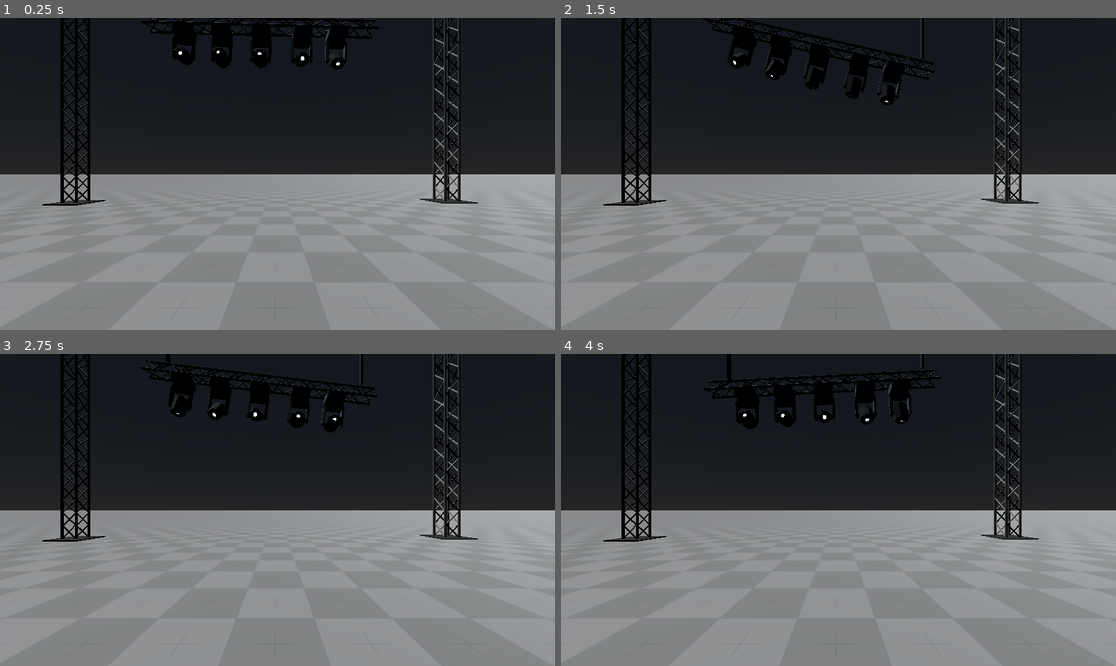
Above: before the commit, frames 1-4 (two rows, left to right).
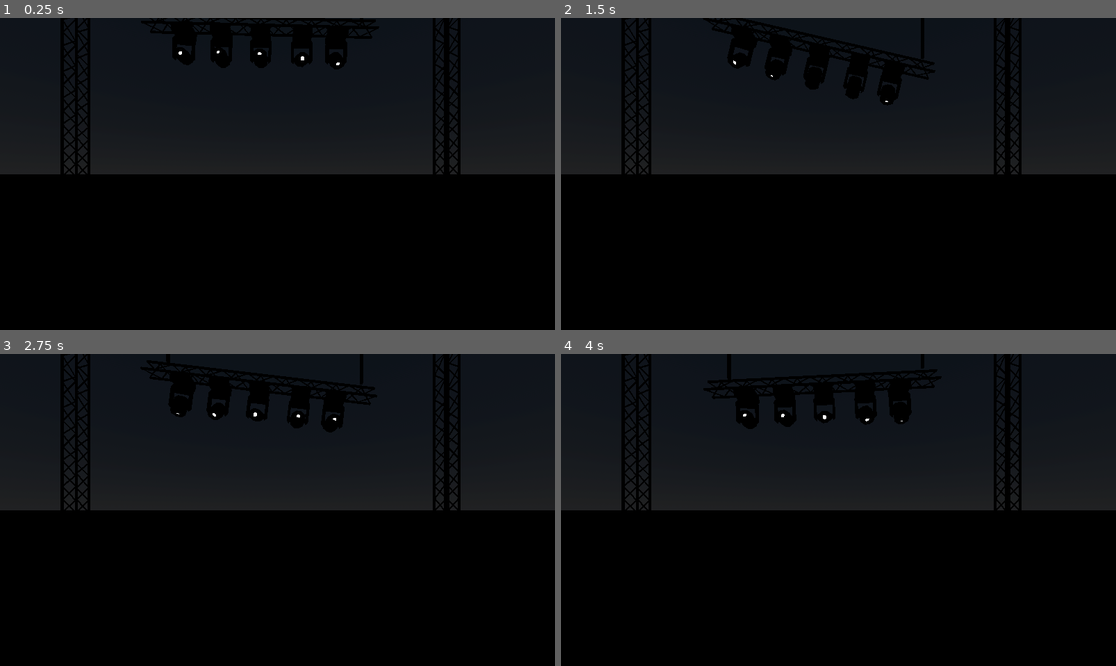
Above: after the commit, the same moments.

Repository: Bigaston/LightShow
Game: Godot game, scene res://scenes/test_scene.tscn
Same seed, same stepped clock (60 frames per second), same inputs: the game is played once before the commit and once after it.
Inputs (mouse positions are in pixels of both pictures, inside the frame that each line leads up to):
- Up to frame 1 (0.25 s): no input
- Up to frame 2 (1.5 s): move the mouse to (960, 158) at 0.52 s; hold S (flying_cam_backward) 0.53-1.25 s; click (960, 158) at 0.67 s; drag from (727, 189) to (810, 236) at 1.27 s
- Up to frame 3 (2.75 s): move the mouse to (333, 441) at 2.02 s; hold W (flying_cam_forward) from 2.03 s (still down); click (333, 441) at 2.17 s
- Up to frame 4 (4 s): release W (flying_cam_forward) at 2.75 s; drag from (810, 572) to (672, 463) at 2.77 s; move the mouse to (1005, 556) at 3.52 s; hold D (flying_cam_right) from 3.53 s (still down); click (1005, 556) at 3.67 s

The runs differ from the first frame. In frame 1, 50% of the frame differs, in the area x 0-100%, y 0-100%; in frame 2, 51%; in frame 3, 51%; in frame 4, 51%.

Commit message:
Volumetric Fog

Diff:
--- a/project.godot
+++ b/project.godot
@@ -72,3 +72,8 @@
 3d_physics/layer_1="FocusableElement"
 3d_physics/layer_9="Placable"
 3d_physics/layer_10="Ground"
+
+[rendering]
+
+environment/volumetric_fog/volume_size=512
+environment/volumetric_fog/volume_depth=128
--- a/scenes/test_scene.tscn
+++ b/scenes/test_scene.tscn
@@ -19,13 +19,14 @@
 background_energy_multiplier = 0.2
 sky = SubResource("Sky_oporb")
 tonemap_mode = 2
+glow_enabled = true
 fog_density = 0.0
+volumetric_fog_enabled = true
 volumetric_fog_density = 0.3
-volumetric_fog_emission_energy = 0.0
 volumetric_fog_anisotropy = 0.0
-volumetric_fog_length = 5.0
+volumetric_fog_length = 10.0
 volumetric_fog_detail_spread = 0.5
-volumetric_fog_sky_affect = 0.0
+volumetric_fog_sky_affect = 0.503
 volumetric_fog_temporal_reprojection_enabled = false
 
 [sub_resource type="BoxMesh" id="BoxMesh_ucdej"]
@@ -100,7 +101,7 @@
 }
 tracks/5/type = "value"
 tracks/5/imported = false
-tracks/5/enabled = false
+tracks/5/enabled = true
 tracks/5/path = NodePath("../StructureTop/Lyre:projector_angle")
 tracks/5/interp = 1
 tracks/5/loop_wrap = true
@@ -190,7 +191,8 @@
 
 [node name="DirectionalLight3D" type="DirectionalLight3D" parent="."]
 transform = Transform3D(-0.610283, 0.634723, -0.474005, 0, 0.598353, 0.801233, 0.792183, 0.488979, -0.365165, -6, 7, -8)
-light_energy = 0.3
+visible = false
+light_energy = 0.1
 sky_mode = 1
 
 [node name="WorldEnvironment" type="WorldEnvironment" parent="."]
@@ -266,6 +268,7 @@
 tilt = -10.0
 power = 10.0
 angle = 10.0
+shape = 1
 
 [node name="Lyre2" parent="StructureTop" instance=ExtResource("1_wkpo5")]
 transform = Transform3D(-4.37114e-08, -1, 8.74228e-08, -1, 4.37114e-08, -3.82137e-15, 0, -8.74228e-08, -1, -0.165541, 0.919575, 0.000562906)
Not shown: 2 places in objects/placable_elements/Structure.tscn that only renumber resources
